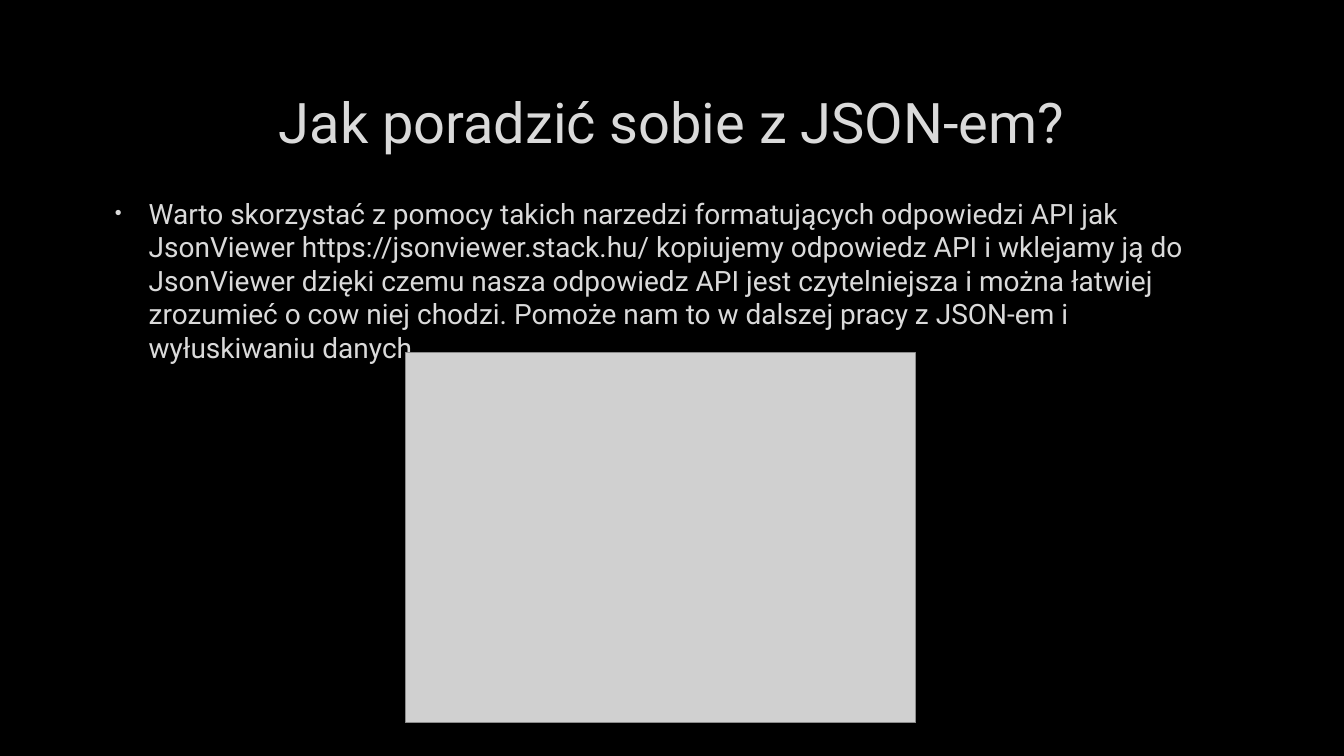
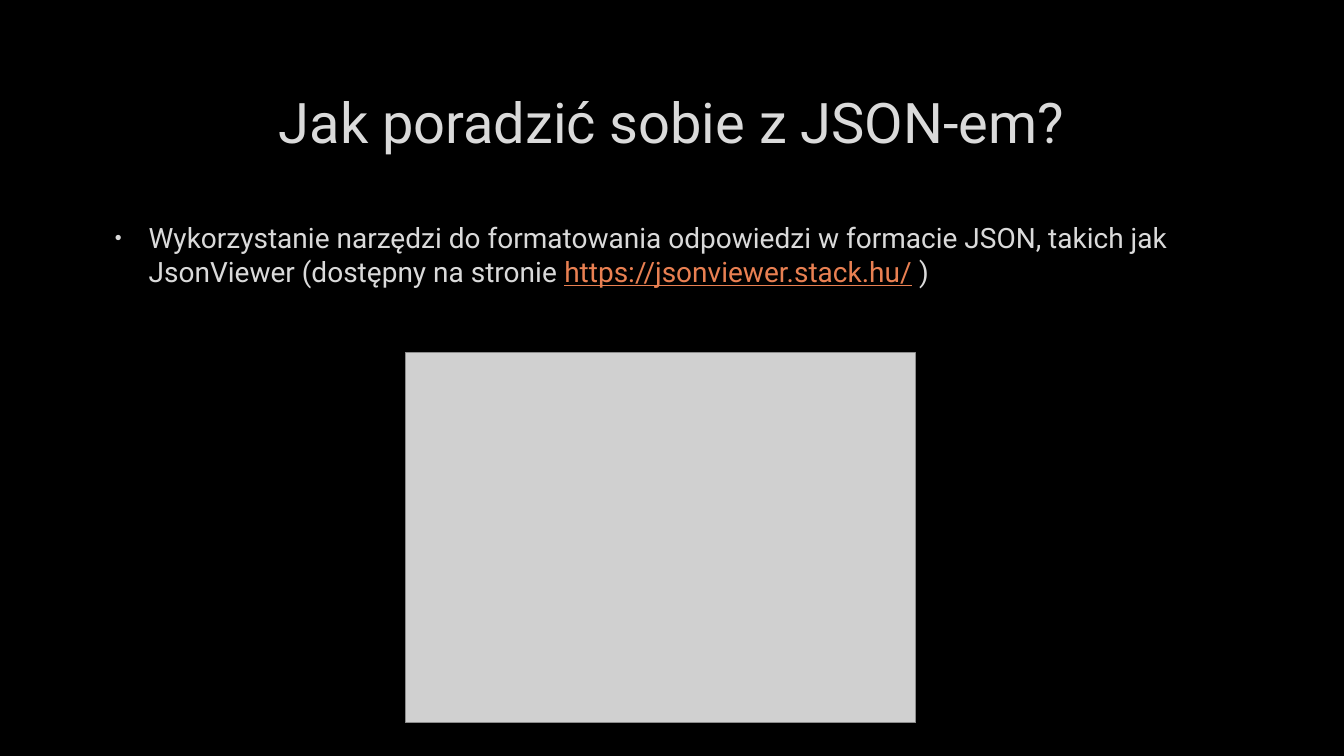
Before and after one commit to Luckownia/WeatherForecastApp, a slide deck: slide 18 of Aplikacja pogodowa na Androida.pptx. Drawn at 1344x756 pixels with LibreOffice and Linux fonts; fonts in the diff are those of the drawing; grey boxes stand for pictures; background and template pictures are left out. Boxes give left, top, right and bottom in pixels: in the first picture for what was removed or moved away, otherwise in the second. Text is boxed around its words. In the diff, an @@ line names an element or a change of style, - is before the commit and + after.

```diff
--- a/Aplikacja pogodowa na Androida.pptx
+++ b/Aplikacja pogodowa na Androida.pptx
@@ text at [149,226,1167,288]: text changed @@
-• Warto skorzystać z pomocy takich narzedzi formatujących odpowiedzi API jak JsonViewer https://jsonviewer.stack.hu/ kopiujemy odpowiedz API i wklejamy ją do JsonViewer dzięki czemu nasza odpowiedz API jest czytelniejsza i można łatwiej zrozumieć o cow niej chodzi. Pomoże nam to w dalszej pracy z JSON-em i wyłuskiwaniu danych.
+• Wykorzystanie narzędzi do formatowania odpowiedzi w formacie JSON, takich jak JsonViewer (dostępny na stronie https://jsonviewer.stack.hu/ )
```
Also in this commit, not shown: 5 other slides changed.
